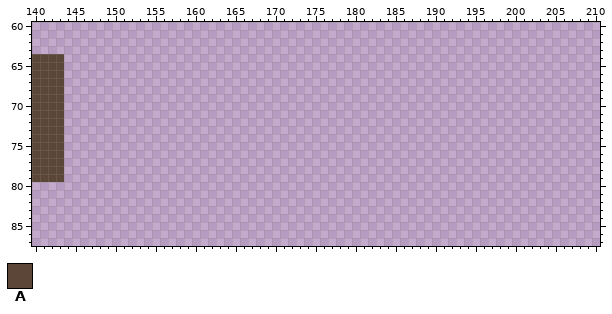
File history of a pixel-art file, PixelEngine/res/sprites/tiles.aseprite. The picture above is the old version.
256x256 pixels, 1 frame. Colours within 5 levels of each other are drawn and written as one. Shown: x 140..210, y 60..87. The commit also changed other parts of the picture, which this record leaves out.
Palette (. is transparent): A #5c4637
Pixels before, first column x 140:
64 AAAA
65 AAAA
66 AAAA
67 AAAA
68 AAAA
69 AAAA
70 AAAA
71 AAAA
72 AAAA
73 AAAA
74 AAAA
75 AAAA
76 AAAA
77 AAAA
78 AAAA
79 AAAA
And afterwards:
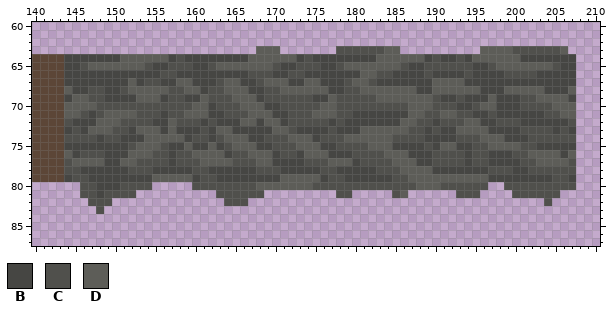
Colours new in this view: B #464643  C #50504c  D #5d5d58
From old to new:
Changed rows in their new state; - is an unchanged pixel.
first column x 144:
63 ------------------------DDD-------CCCCCCDD----------DDDDCCCCCCD-
64 BBBBBBBDDDDDDBCBBBBBBBBDDDDDDBCBBBBBBBBDDDDDDBCBBCBDDDDDDBBBBBBB
65 BBCDDDDDDDCBBCCCBBCDDDDDDDCBBCCCBBCDDDDDDDCBBCCCCCCBBCDDDDDDDCBB
66 BBBBBBBBBBBBCCBBBBBBBBBCCCBBCCBBBBBBBDDCCBBBBCBBBBCBBBBCCCCBBBBB
67 BBBBBBBBDBCCBBDDBBBCDDBBCDDDBBDDBBBCDDCBBBBBBBDDDDBBBBBBBBBBBBBB
68 DBBCCBBCDDDDDCCDDBCCDDDBBCCDDDDDDBBCCDDDDDDDBBDDDDDDBBBDDDDDBBBD
69 BDDCCBBBBDDDBCCBBDCCCDDDBCCCCCCBBDCCCCCDDDDDDDCBBCBBBDBBBCCDDDDB
70 DDDDCCCCCCCCCCCCDDBCCCDDDBBCCCCCDDCCCCCCCCCDDDCCCBBCDDBBBCCCCDDD
71 DDCBCDDDDCCCBCCDDDBBCCCDDDBBCCCDDDCCBBBBBBBDDCCDDCCBBCBBBBBBCCDD
72 CBBBDDDCCCCBBDCCCBCBBBDDBDDBCCCCCBCBBBBBBBDDCCBCCCDDBBCCCBBBBBBC
73 BCBDDDCCBDDDBDBBBCBDDBBBBBDDCBBBBCBBBDDDDDDCCBCBBDDDDBBBBCCCCBCB
74 CCCCBCCBBBDDDDDBCCBCDDDBBCCCDDDBCCCDDDDDDCCCCBBBBCCCDDDBBBCCCCCC
75 BBBBBBBBCDDDCBBDBBDBCDDDBBCCCDDDBBCCCCDDDBBBBCBDDBBCCDDDDCCBBBBB
76 DBCCCBBBDDDCCBCCDDDDBCCDDDBCCBDDDBBBCCCCDDDBBBCCCCBCCBBBCCDDDDBD
77 CDDDDBBDDCCCCBCCCDDDDCCCDDBBBBCCCDDDBCCCCDDDBBCCCCBCCBBBBCCDDDDC
78 CCBBBBBBCCCBBBBBCCBBBBBBCCCBBBBBCCBBBBBCCCDDDDBBBBBBBCCCBBCCCCCC
79 BCCBBBBBBBBDDDDDBCCBBBBBBBBDDDDDBCCBBBBBBCCDDDDDDDDDDBBBBBBBBCCB
80 --CCBBBCCCC-----CCCCCCCCDDDDDDDCCCCCCCCCCCCCDDDCCCCCC--CCCCCCCCC
81 --CCBCCCC----------CCCCCC---------CC-----CD------CCC----CCCCCC--
82 ---CCC--------------CCC-------------------------------------C---
83 ----C-----------------------------------------------------------
